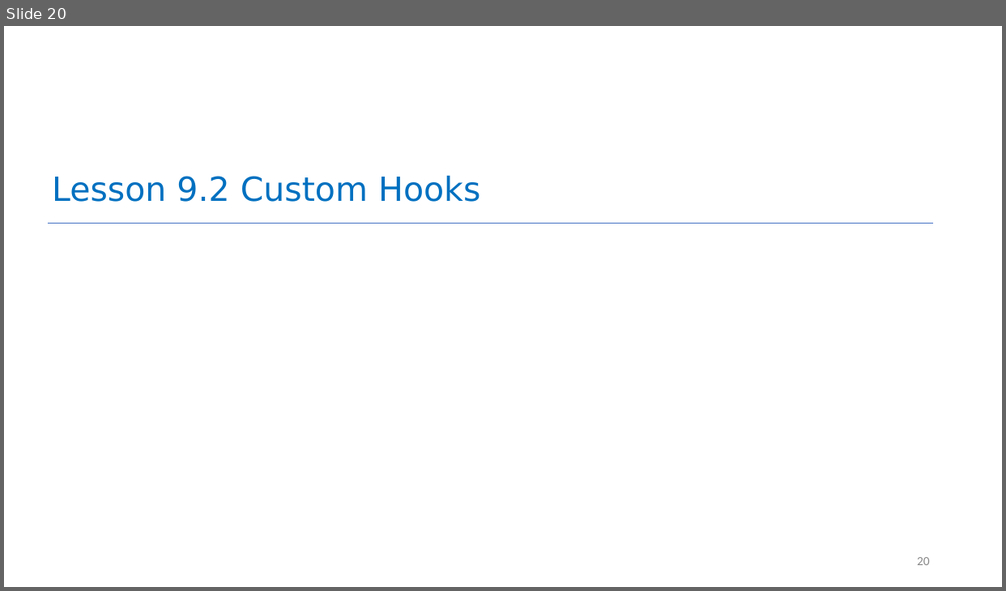
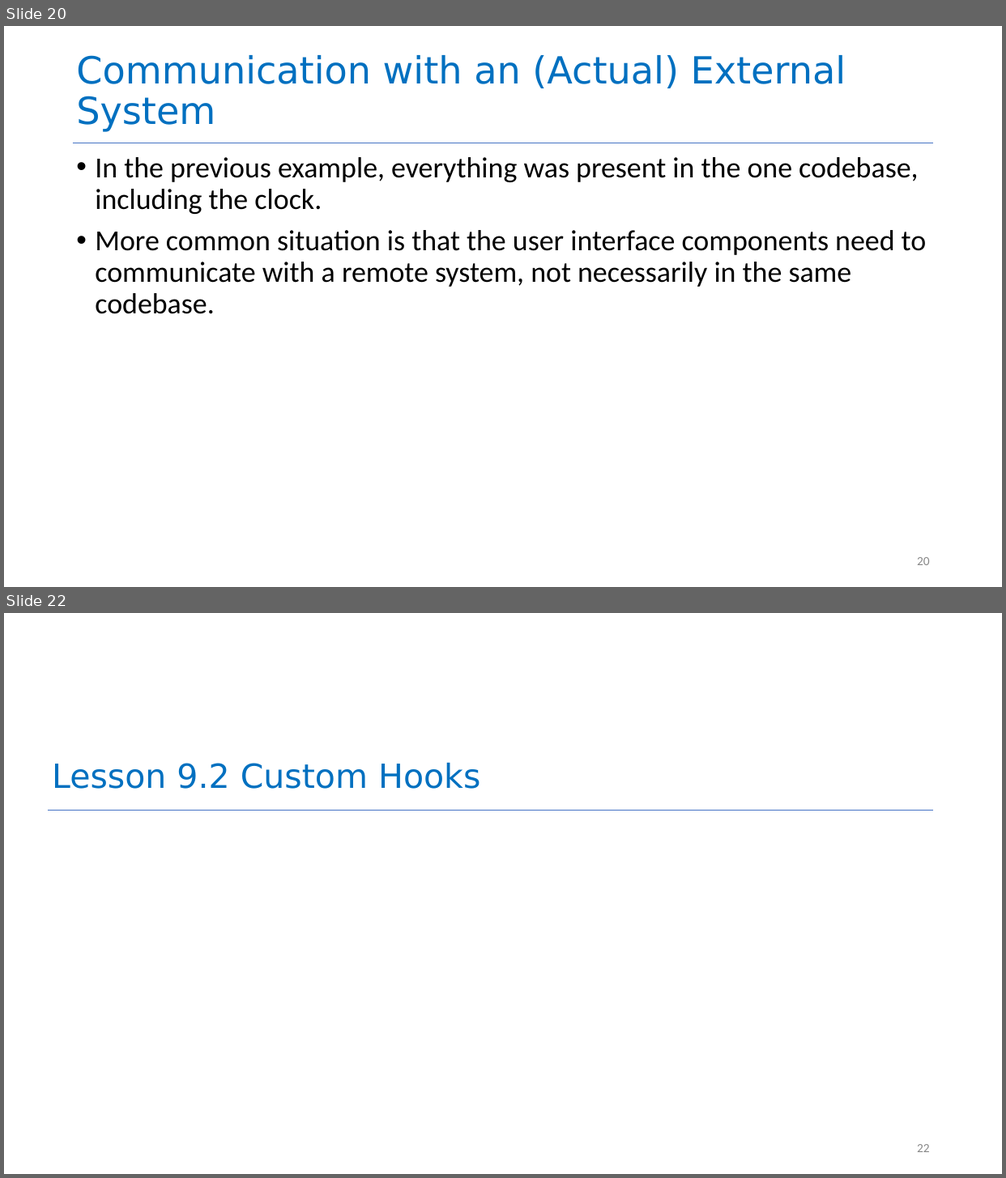
Before and after one commit to yashburshe/CS4530-Fall-2025, a slide deck: Slides/Module 09 React Hooks.pptx. Shown one above the other, each under a label of ours: slide 20 before the commit, slides 20 and 22 after it; the slides between them are not shown. The pictures are 1006x591 and 1006x1178 pixels, drawn with LibreOffice and Linux fonts; fonts in the diff are those of the drawing. Boxes give left, top, right and bottom in pixels: in the first picture for what was removed or moved away, otherwise in the second. Text is boxed around its words. In the diff, an @@ line names an element or a change of style, - is before the commit and + after.

```diff
--- a/Slides/Module 09 React Hooks.pptx
+++ b/Slides/Module 09 React Hooks.pptx
@@ slide 20 added at (4,26,1002,587), background #FFFFFF @@
@@ title added at (76,55,846,132), 36 pt, text #0070C0 @@
+Communication with an (Actual) External System
@@ line added from (73, 143) to (934, 143), #4472C4 0.5 pt @@
@@ text added at (95,157,927,314), 28 pt, text #000000 @@
+• In the previous example, everything was present in the one codebase, including the clock.
+• More common situation is that the user interface components need to communicate with a remote system, not necessarily in the same codebase.
@@ page number added at (917,557,930,565), 12 pt, text #888888 @@
+20
@@ what was slide 20 is now slide 22 @@
@@ page number at (917,1144,930,1152): text changed @@
-20
+22
```
Also in this commit, not shown: 1 slide changed, 6 other slides added, 2 other files.
